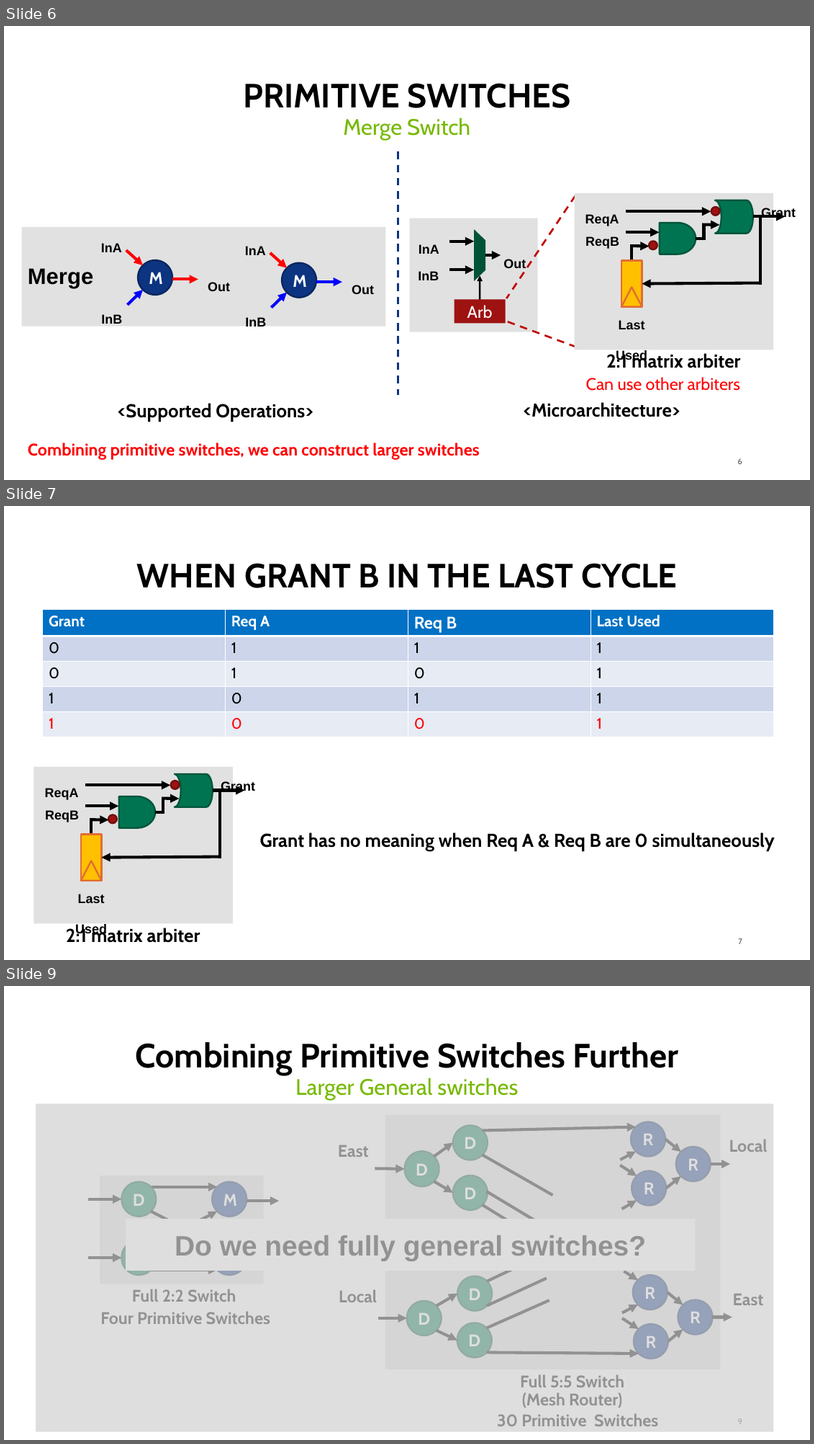
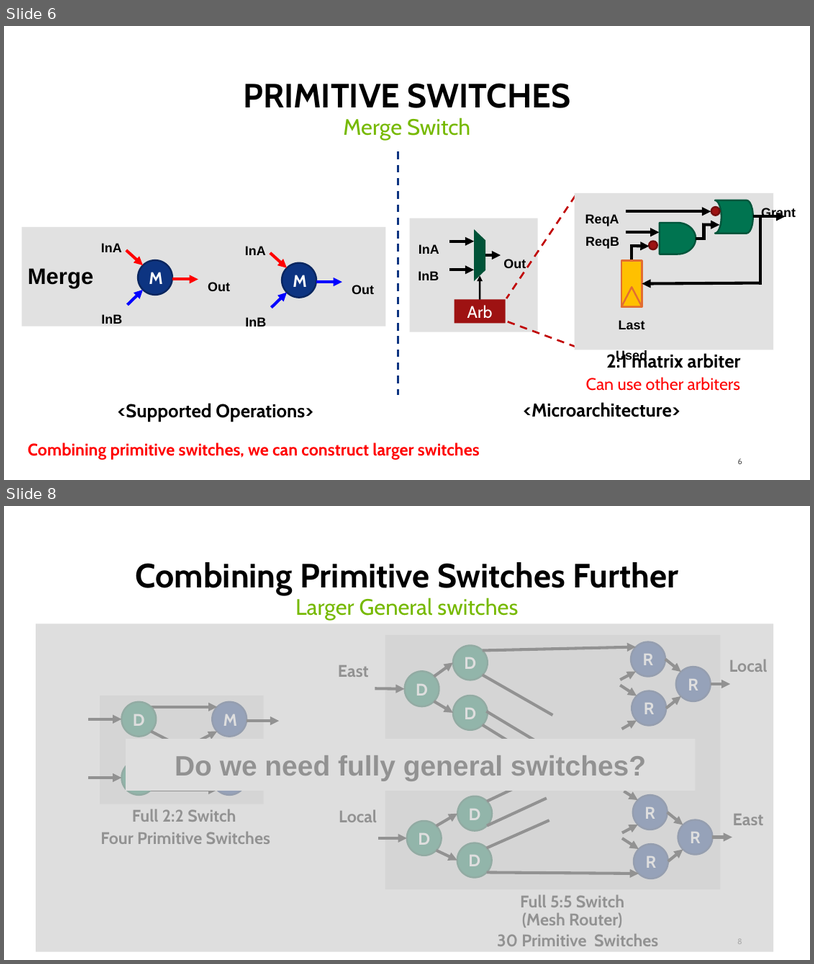
Before and after one commit to georgia-tech-synergy-lab/AcceleratorNoC, a slide deck: microswitch_concept.pptx. Shown one above the other, each under a label of ours: slides 6, 7 and 9 before the commit, slides 6 and 8 after it; the slides between them are not shown. The pictures are 814x1444 and 814x964 pixels, drawn with LibreOffice and Linux fonts; fonts in the diff are those of the drawing. Boxes give left, top, right and bottom in pixels: in the first picture for what was removed or moved away, otherwise in the second. Text is boxed around its words. In the diff, an @@ line names an element or a change of style, - is before the commit and + after.

```diff
--- a/microswitch_concept.pptx
+++ b/microswitch_concept.pptx
@@ slide 7 removed at bbox=[4, 506, 810, 960], background #FFFFFF; not listed: 1 template element that a slide beside it also shows @@
@@ title removed at bbox=[137, 563, 677, 588] @@
-WHEN GRANT B IN THE LAST CYCLE
@@ table removed at bbox=[43, 610, 774, 741], 5 rows, 4 columns @@
-Grant | Req A | Req B | Last Used
-0 | 1 | 1 | 1
-0 | 1 | 0 | 1
-1 | 0 | 1 | 1
-1 | 0 | 0 | 1
@@ text removed at bbox=[260, 832, 775, 850] @@
-Grant has no meaning when Req A & Req B are 0 simultaneously
@@ group removed at bbox=[34, 767, 255, 942]: 6 arrows, 5 texts, 4 lines, 2 rectangles, 2 ellipses, 1 triangle, 1 flow chart delay, 1 flow chart online storage @@
-ReqB
-ReqA
-Grant
-Last
-Used
-2:1 matrix arbiter
@@ what was slide 9 is now slide 8 @@
```
Also in this commit, not shown: 2 slides changed, 2 other files.
